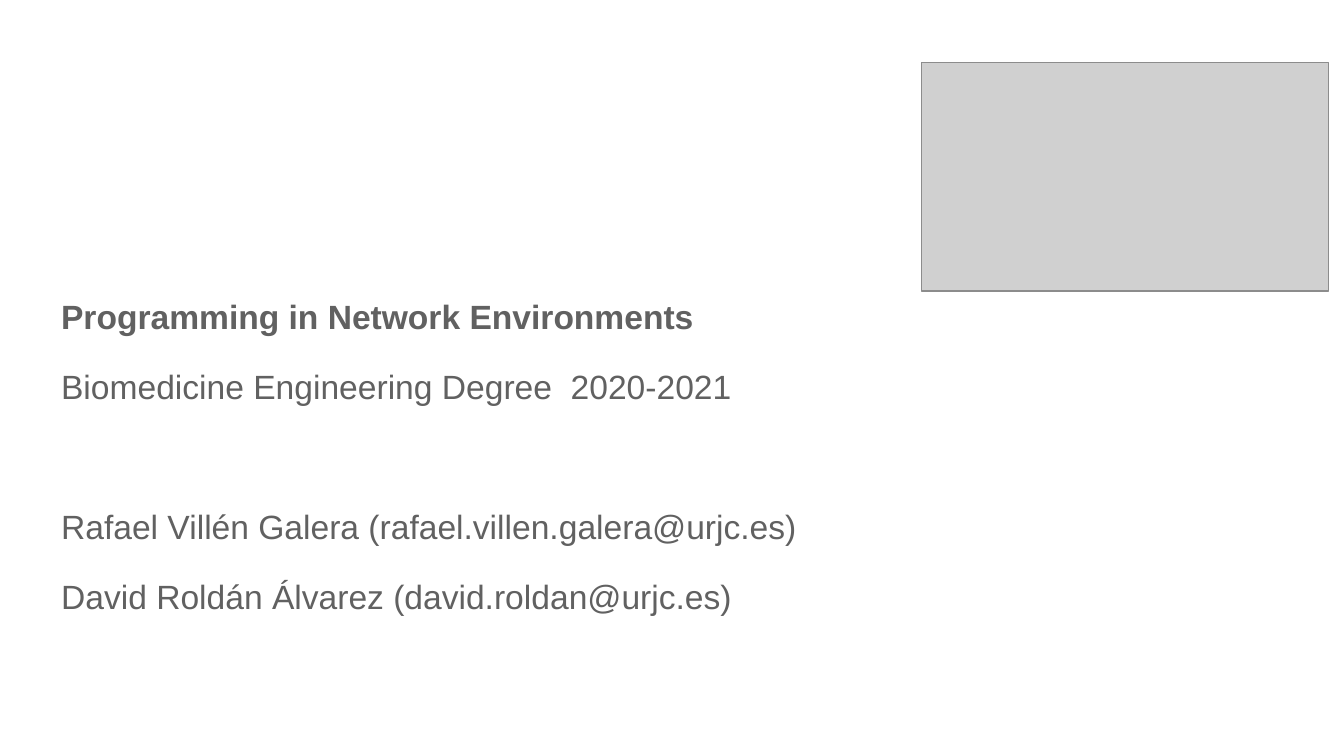
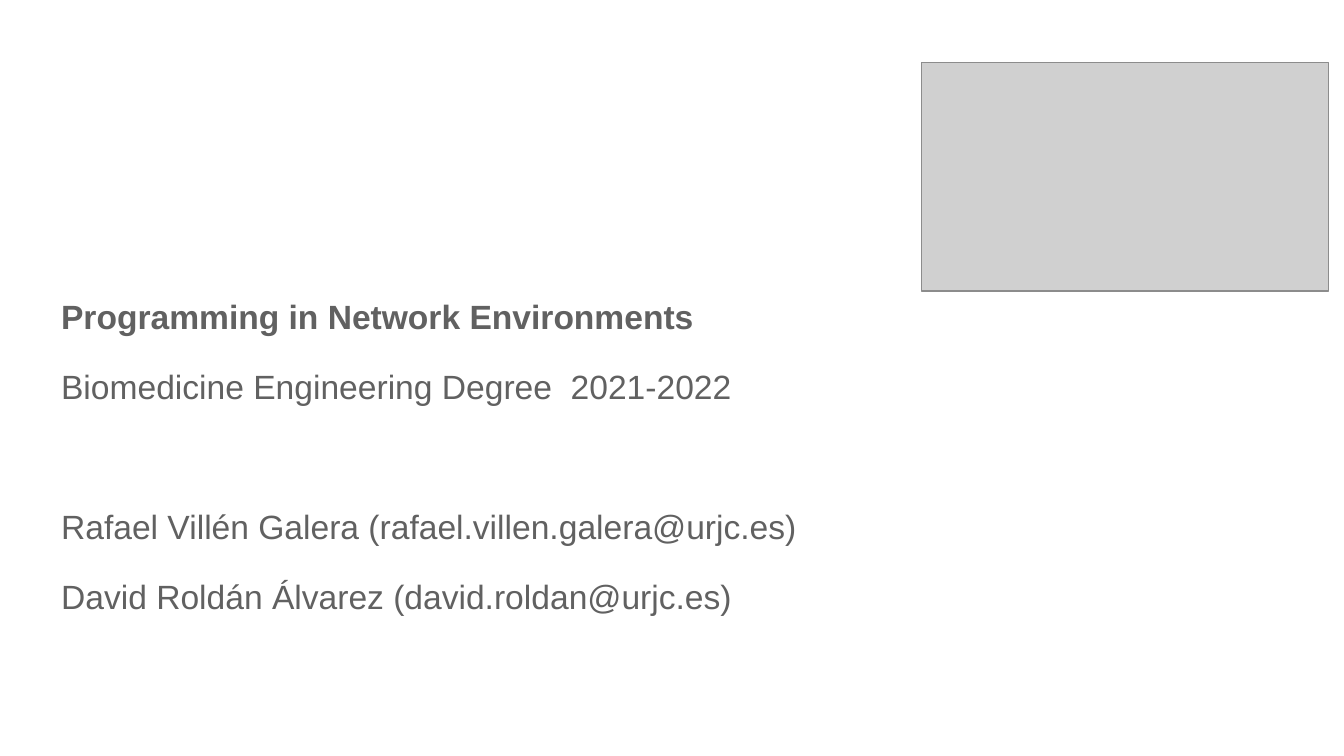
Before and after one commit to rodperex/PNE, a slide deck: slide 1 of s0-introduction/Introduction.odp. Drawn at 1344x756 pixels with LibreOffice and Linux fonts; fonts in the diff are those of the drawing; grey boxes stand for pictures. Boxes give left, top, right and bottom in pixels: in the first picture for what was removed or moved away, otherwise in the second. Text is boxed around its words. In the diff, an @@ line names an element or a change of style, - is before the commit and + after.

```diff
--- a/s0-introduction/Introduction.odp
+++ b/s0-introduction/Introduction.odp
@@ text at (61,374,732,405): text changed @@
-Biomedicine Engineering Degree 2020-2021
+Biomedicine Engineering Degree 2021-2022
```
Also in this commit, not shown: 1 other slide changed, 1 other file.
